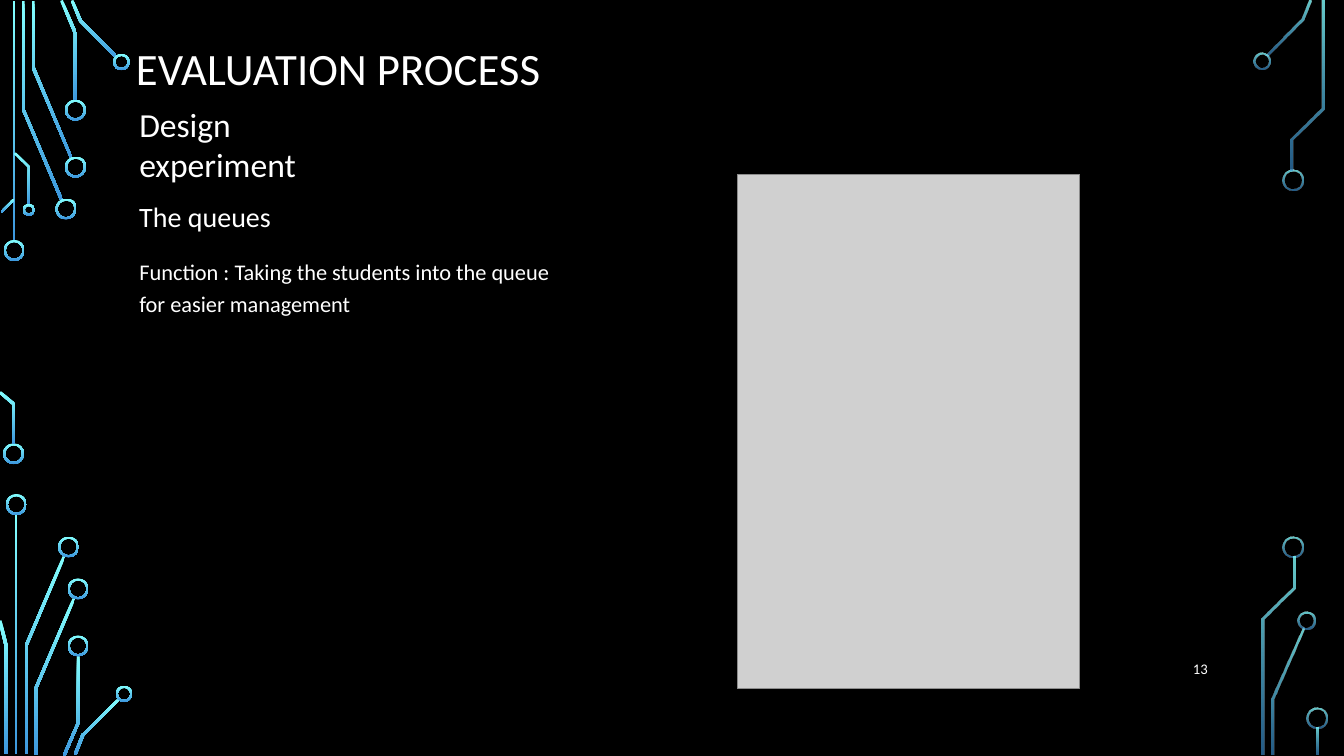
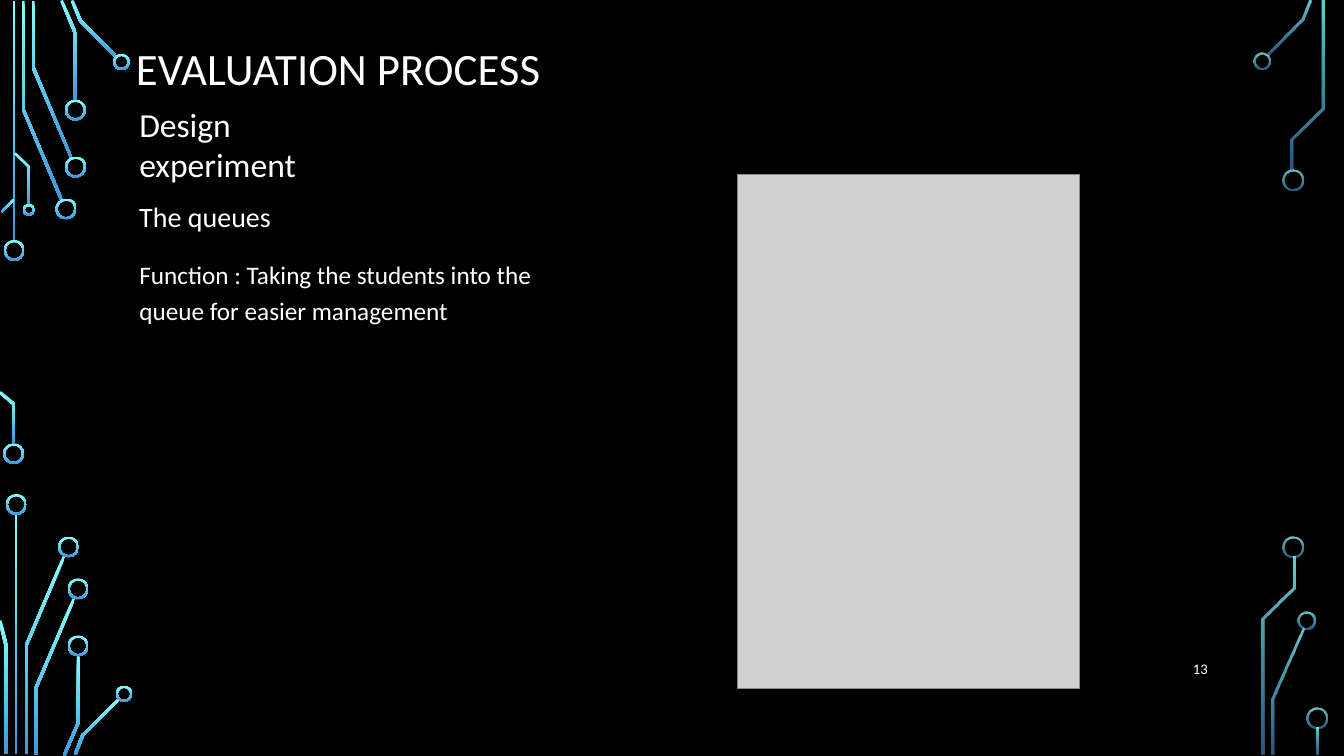
Before and after one commit to phangiaanh/Elevator-Simulation, a slide deck: slide 13 of SYSTEM PERFORMANCE EVALUATion.pptm. Drawn at 1344x756 pixels with LibreOffice and Linux fonts; fonts in the diff are those of the drawing; grey boxes stand for pictures; background and template pictures are left out. Boxes give left, top, right and bottom in pixels: in the first picture for what was removed or moved away, otherwise in the second. Text is boxed around its words. In the diff, an @@ line names an element or a change of style, - is before the commit and + after.

Commit message:
done slide

```diff
--- a/SYSTEM PERFORMANCE EVALUATion.pptm
+++ b/SYSTEM PERFORMANCE EVALUATion.pptm
@@ text "Function : Taking the students ..." at (139, 266, 531, 325): size 16 to 18 pt @@
```
Also in this commit, not shown: 2 other slides changed, 5 slides added, 1 slide removed.
